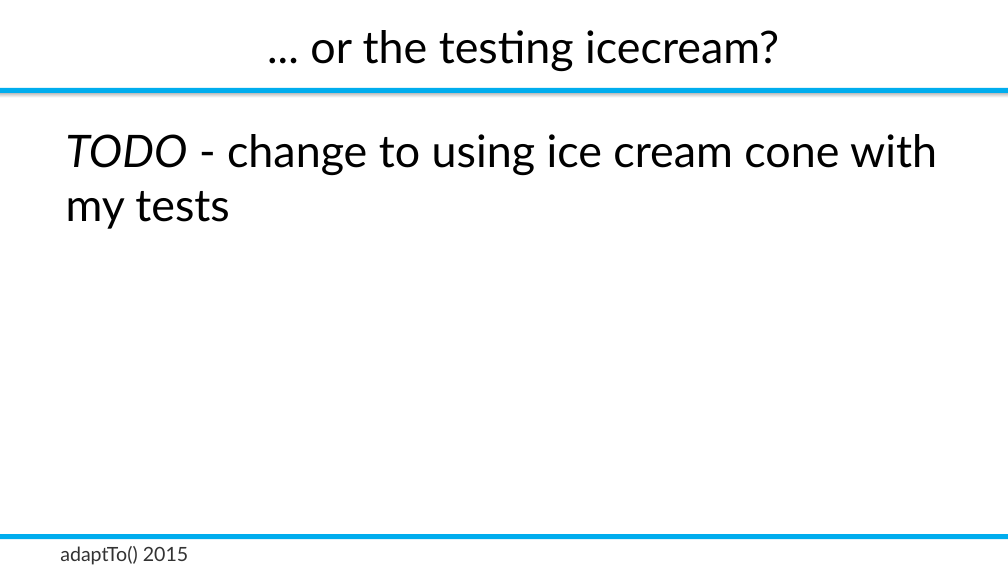
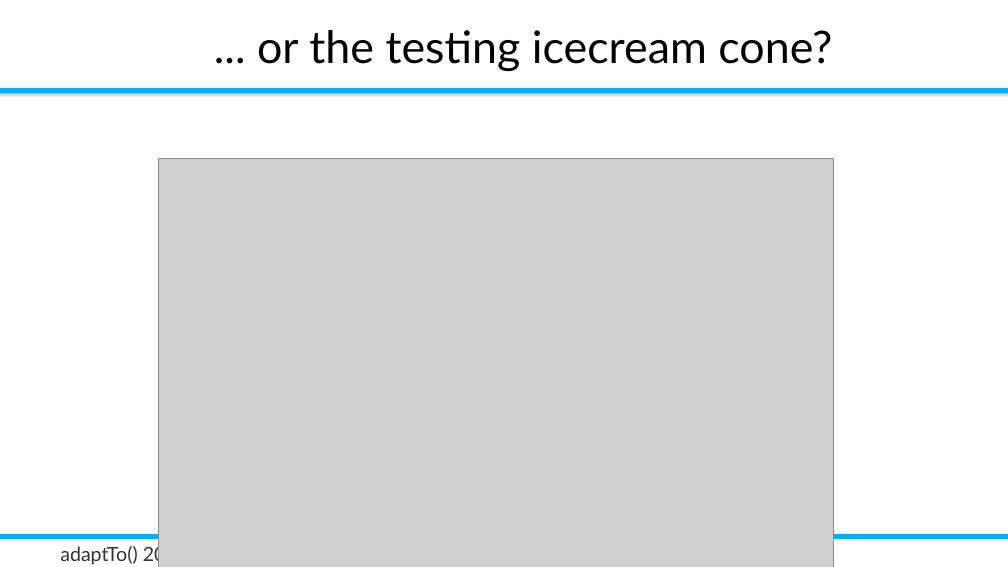
Before and after one commit to rombert/talks, a slide deck: slide 12 of adaptTo2015/How_Do_I_Test_My_Sling_Application-Robert_Munteanu.odp. Drawn at 1008x567 pixels with LibreOffice and Linux fonts; fonts in the diff are those of the drawing; grey boxes stand for pictures; background and template pictures are left out. Boxes give left, top, right and bottom in pixels: in the first picture for what was removed or moved away, otherwise in the second. Text is boxed around its words. In the diff, an @@ line names an element or a change of style, - is before the commit and + after.

```diff
--- a/adaptTo2015/How_Do_I_Test_My_Sling_Application-Robert_Munteanu.odp
+++ b/adaptTo2015/How_Do_I_Test_My_Sling_Application-Robert_Munteanu.odp
@@ title at [257,30,832,72]: text changed @@
-... or the testing icecream?
+... or the testing icecream cone?
@@ text removed at [66,134,937,229] @@
-TODO - change to using ice cream cone with my tests
@@ picture added at [158,158,833,567] @@
```
Also in this commit, not shown: 19 other slides changed, 2 other files.
